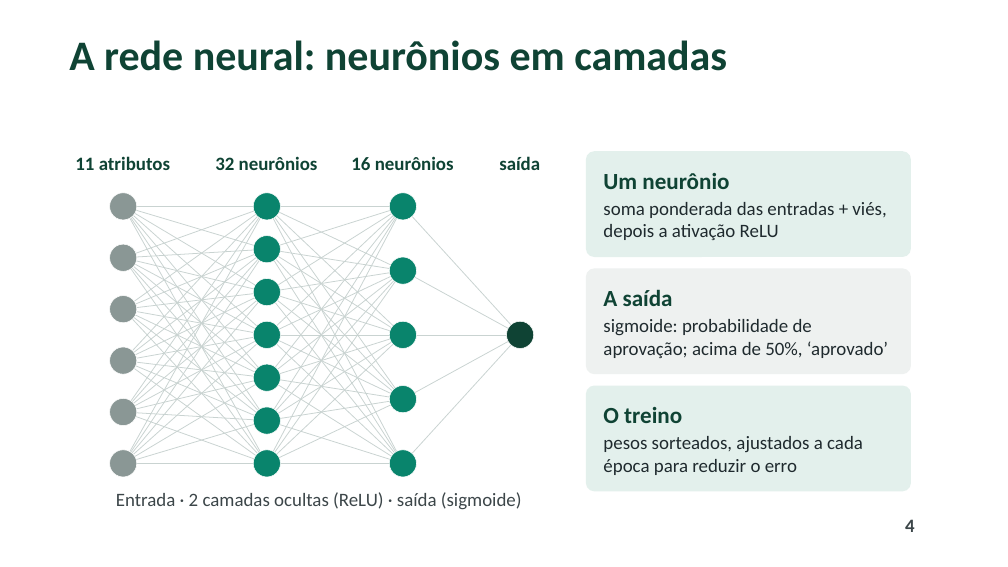
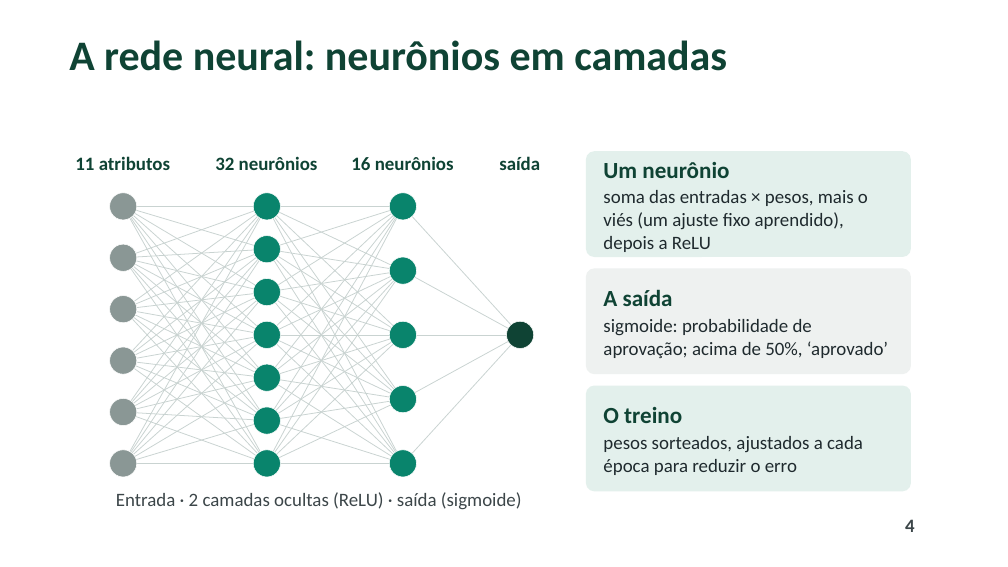
Before and after one commit to pumba-dev/machine-learning-practice, a slide deck: slide 4 of slides/apresentacao_redes_neurais.pptx. Drawn at 1008x567 pixels with LibreOffice and Linux fonts; fonts in the diff are those of the drawing; background and template pictures are left out. Boxes give left, top, right and bottom in pixels: in the first picture for what was removed or moved away, otherwise in the second. Text is boxed around its words. In the diff, an @@ line names an element or a change of style, - is before the commit and + after.

```diff
--- a/slides/apresentacao_redes_neurais.pptx
+++ b/slides/apresentacao_redes_neurais.pptx
@@ text in rounded rectangle at (603,190,868,252): text changed @@
-soma ponderada das entradas + viés, depois a ativação ReLU
+soma das entradas × pesos, mais o viés (um ajuste fixo aprendido), depois a ReLU
```
Also in this commit, not shown: 1 other slide changed, 4 other files.
